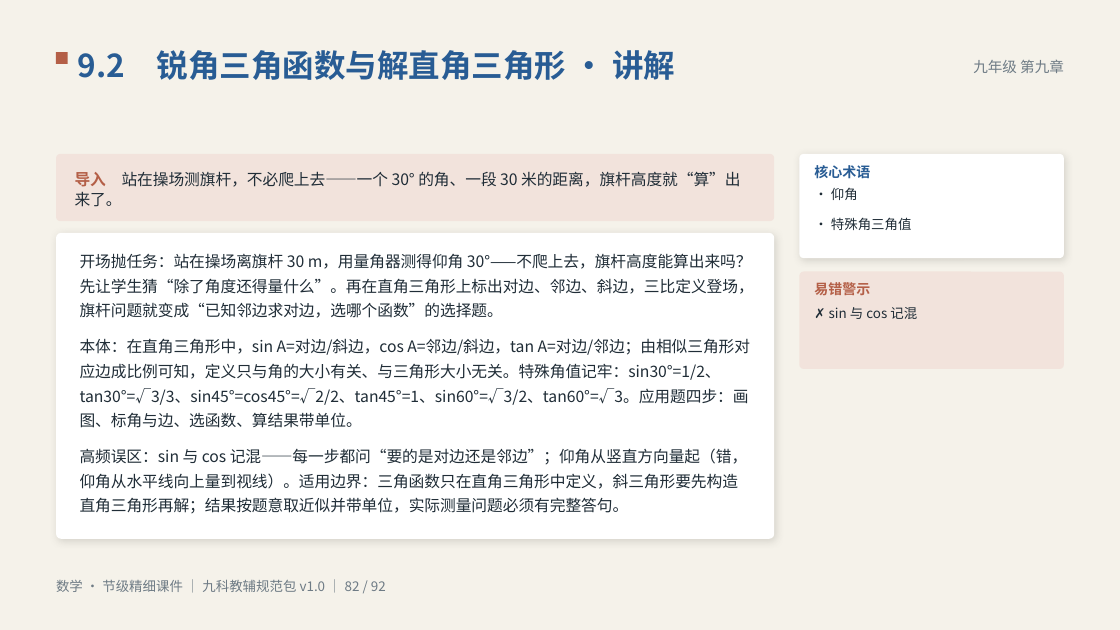
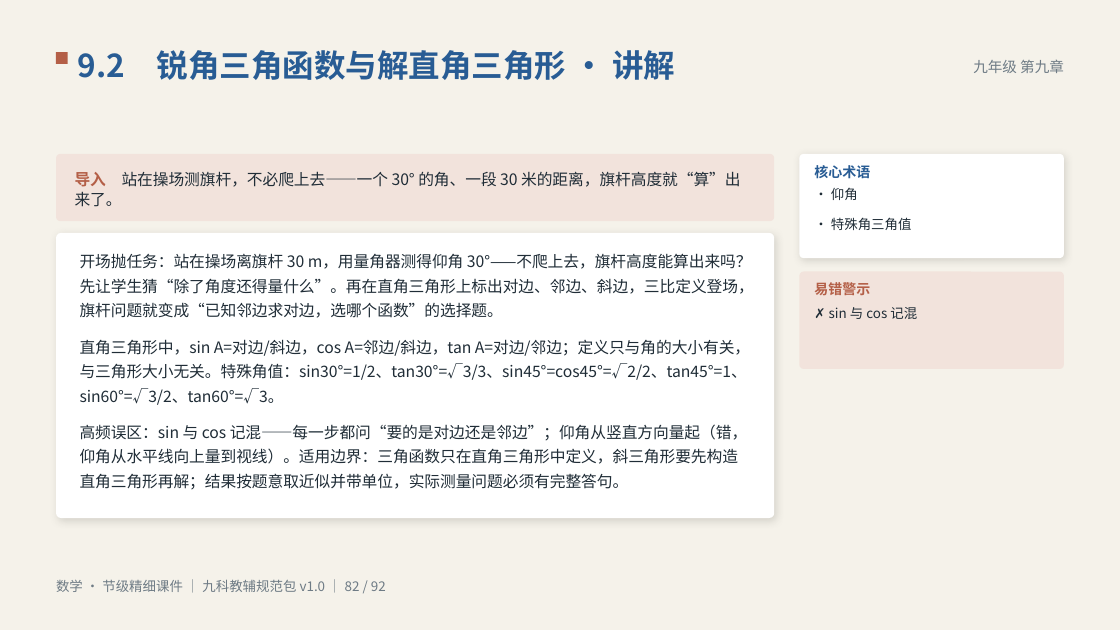
Before and after one commit to vimalinx/jiajiao-courseware, a slide deck: slide 82 of pptx/数学·节级精细讲解课件.pptx. Drawn at 1120x630 pixels with LibreOffice and Linux fonts; fonts in the diff are those of the drawing. Boxes give left, top, right and bottom in pixels: in the first picture for what was removed or moved away, otherwise in the second. Text is boxed around its words. In the diff, an @@ line names an element or a change of style, - is before the commit and + after.

```diff
--- a/pptx/数学·节级精细讲解课件.pptx
+++ b/pptx/数学·节级精细讲解课件.pptx
@@ rounded rectangle: place and size @@
-rounded rectangle at [56, 233, 775, 539]
+rounded rectangle at [56, 233, 775, 518]
@@ rounded rectangle at [56, 233, 775, 518]: proportions changed @@
@@ text at [80, 339, 750, 405]: text changed @@
-本体：在直角三角形中，sin A=对边/斜边，cos A=邻边/斜边，tan A=对边/邻边；由相似三角形对应边成比例可知，定义只与角的大小有关、与三角形大小无关。特殊角值记牢：sin30°=1/2、tan30°=√3/3、sin45°=cos45°=√2/2、tan45°=1、sin60°=√3/2、tan60°=√3。应用题四步：画图、标角与边、选函数、算结果带单位。
+直角三角形中，sin A=对边/斜边，cos A=邻边/斜边，tan A=对边/邻边；定义只与角的大小有关，与三角形大小无关。特殊角值：sin30°=1/2、tan30°=√3/3、sin45°=cos45°=√2/2、tan45°=1、sin60°=√3/2、tan60°=√3。
```
Also in this commit, not shown: 7 other slides changed, 30 other files.
